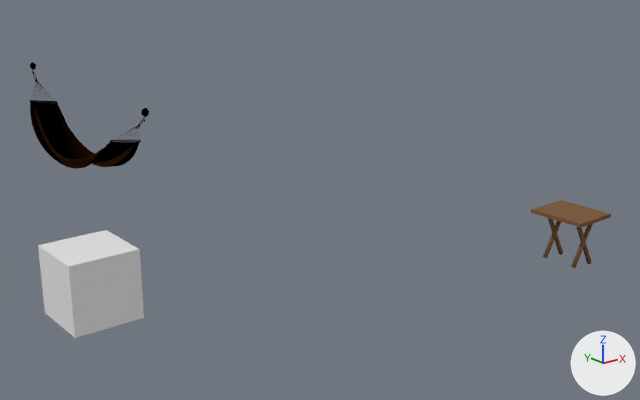
A saved change to the glTF model catrecito.glb.
The view is the same before and after, from a camera (50 mm lens) standing at (-9.2, -21.4, 9.3) and looking at (7.8, -0.2, 0.9). Every picture has the same lights, and +X, +Y and +Z are marked at lower right. Where no turn or scale is listed for an object, it has been applied to the vertices.

Names of what the first picture shows: '01g5_rede_', 'Cube', 'catrecillo_Cylinder.001'.
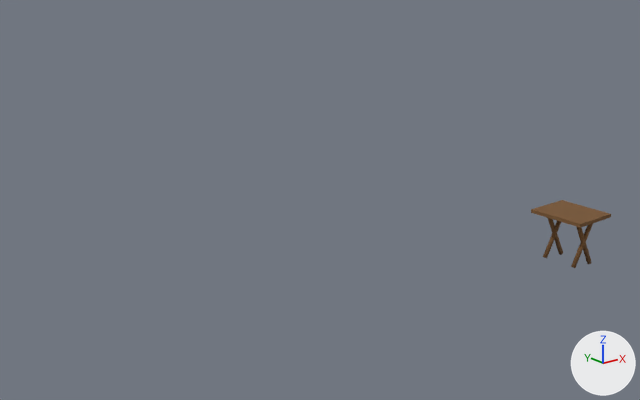
Location of each change, [x1, y1, x2, y2] in pixels of the pictures (640 x 400 px):
```json
{"object": "Cube", "change": "deleted", "before": [38, 230, 144, 338]}
{"object": "01g5_rede_", "change": "deleted", "before": [30, 62, 149, 169], "faces in mat_tecido_rede_www__002 (brown #80461b)": [30, 103, 139, 169], "faces in mat_correas_www_3d1__002 (white #ffffff)": [31, 73, 144, 141], "faces in mat_rede_madeira_www_002 (white #e7e7e7)": [30, 100, 141, 143]}
```

Edits to the scene script, one JSON object a line:
```json
{"op": "remove", "block": "ob_01g5_rede", "code": ["ob_01g5_rede = bpy.data.objects.new('01g5_rede_', me_01g5_rede__002)", "ob_01g5_rede.location = (0.0, 11.19, 0.0)"]}
{"op": "remove", "block": "ob_cube", "code": ["ob_cube = bpy.data.objects.new('Cube', me_cube)", "ob_cube.location = (0.0, 0.0, 0.0)"]}
```
